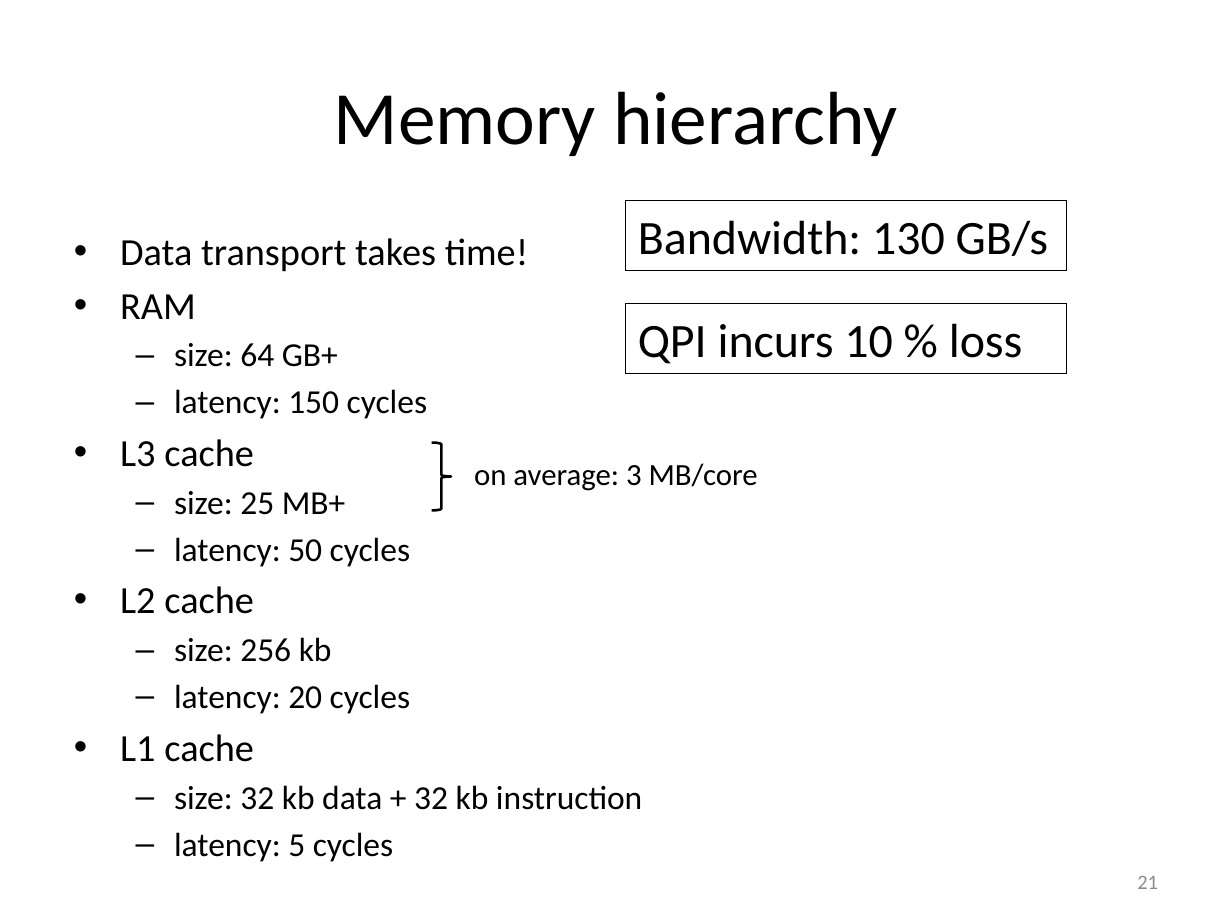
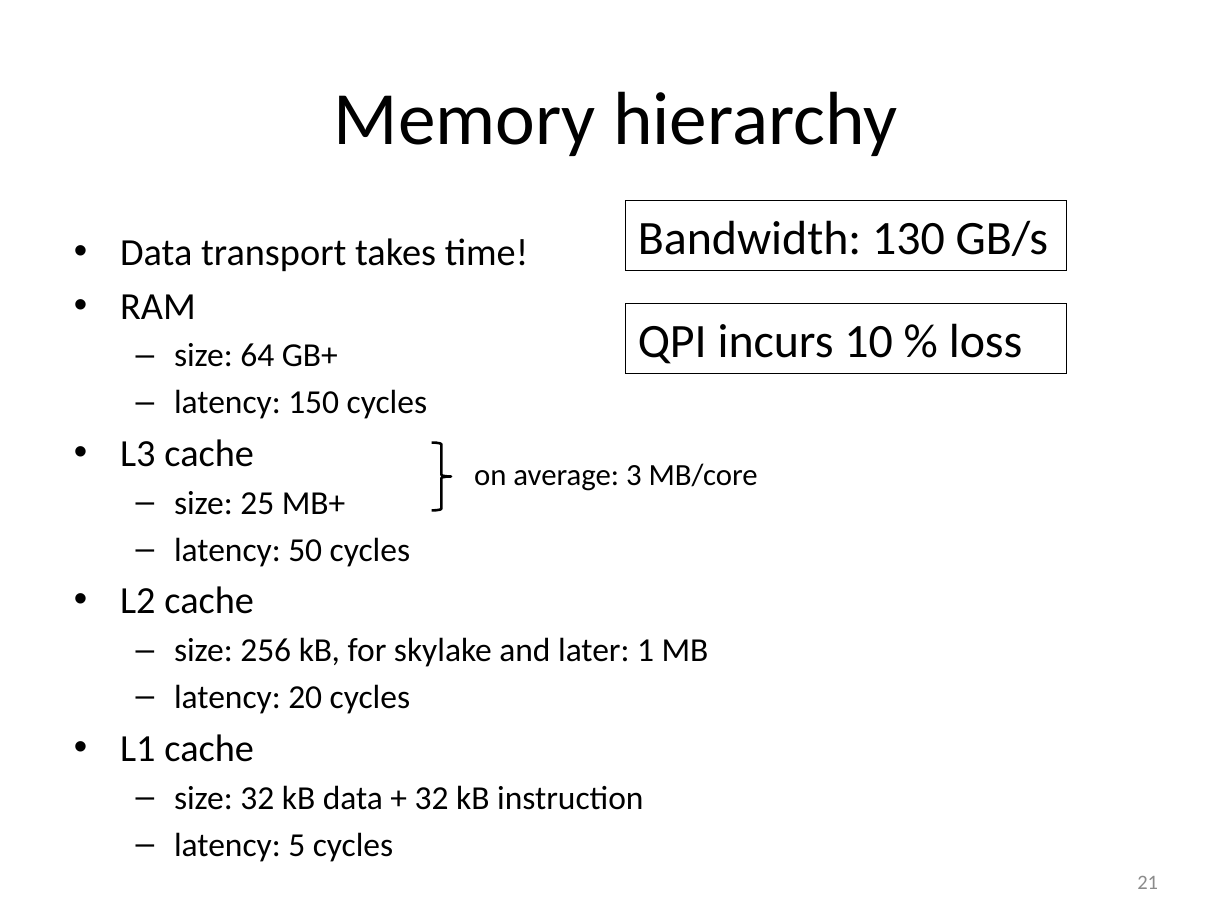
Before and after one commit to gjbex/Code-optimization, a slide deck: slide 21 of code_optimization.pptx. Drawn at 1232x924 pixels with LibreOffice and Linux fonts; fonts in the diff are those of the drawing. Boxes give left, top, right and bottom in pixels: in the first picture for what was removed or moved away, otherwise in the second. Text is boxed around its words. In the diff, an @@ line names an element or a change of style, - is before the commit and + after.

Commit message:
Fix brand name for MAP, make memory units consistent

```diff
--- a/code_optimization.pptx
+++ b/code_optimization.pptx
@@ text at box(174, 637, 709, 667): text changed @@
-  – size: 256 kb
+  – size: 256 kB, for skylake and later: 1 MB
@@ text at box(174, 785, 643, 810): text changed @@
-  – size: 32 kb data + 32 kb instruction
+  – size: 32 kB data + 32 kB instruction
```
Also in this commit, not shown: 3 other slides changed.
